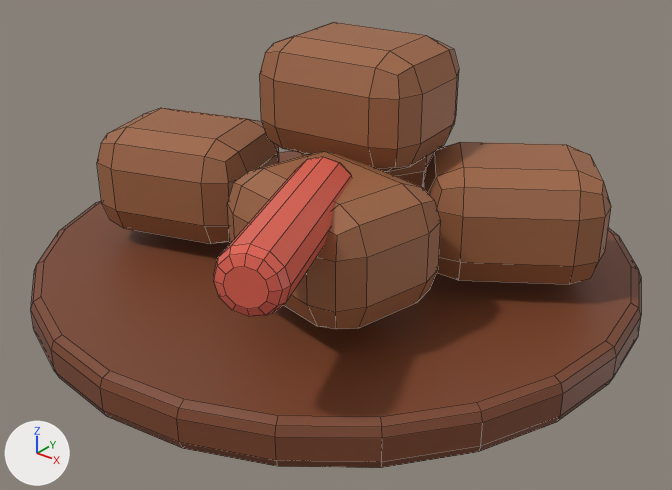
One commit to the FBX model Assets/Models/Food/Home/Food_rendang.fbx: the scene before it, then after it.
Camera for both pictures: a 50 mm lens placed at (0.0973, -0.1218, 0.0838), pointed at (0.0037, -0.0049, 0.0113). Lighting does not change. The marker at lower left points along +X, +Y and +Z. The picture after the commit comes second. Mesh edges are drawn as thin lines.

In view in the first picture: 'Food_rendang'.
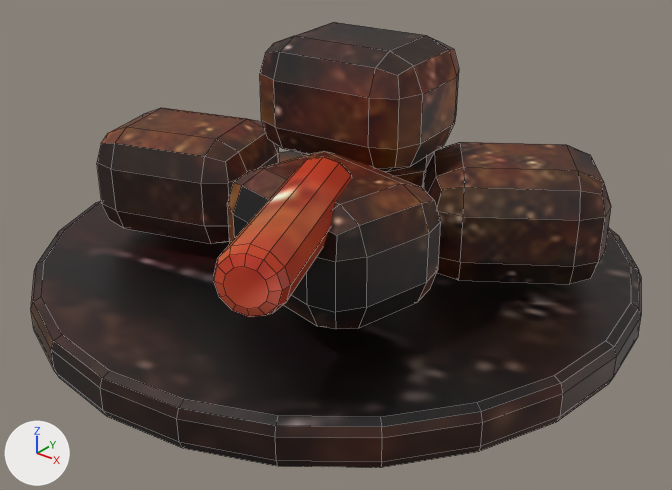
Changed parts and their boxes (x1, y1, x2, y2) in the pictures (672 x 490 px):
'Food_rendang', surface changed (darker): (31, 22, 641, 468) in both

The edits, one by one:
Picture 'M_Food_Tomato_Albedo.png' (img_m_food_tomato_albedo_png) is new.
Picture 'M_Food_Rendang_Albedo.png' (img_m_food_rendang_albedo_png) is new.
Picture 'M_Food_RendangSauce_Albedo.png' (img_m_food_rendangsauce_albedo_png) is new.
In material 'M_Food_RendangSauce' (mat_m_food_rendangsauce), base_color is no longer (0.2, 0.06, 0.025), brown #7c452c.
In material 'M_Food_RendangSauce' (mat_m_food_rendangsauce), texture is now set to img_m_food_rendangsauce_albedo_png.
In material 'M_Food_Rendang' (mat_m_food_rendang), base_color is no longer (0.34, 0.13, 0.055), brown #9e6542.
In material 'M_Food_Rendang' (mat_m_food_rendang), texture is now set to img_m_food_rendang_albedo_png.
In material 'M_Food_Tomato' (mat_m_food_tomato), base_color is no longer (0.76, 0.12, 0.08), red #e26150.
In material 'M_Food_Tomato' (mat_m_food_tomato), texture is now set to img_m_food_tomato_albedo_png.
me_cylinder_026 has 496 vertices, 454 faces and spans x -0.055..0.055, y -0.055..0.055, z 0.0..0.048.
me_cylinder_026 is used by ob_food_rendang; location (0.0, 0.0, 0.0).
me_cylinder_026 part 1: texture (UV) coordinates of 454 of 454 faces, centred in x -0.0541..0.0541, y -0.0541..0.0541, z 0.0..0.048, changed; they spanned u 0.0..1.0, v 0.0..1.0 and now span u 0.01..0.99, v 0.01..0.97.
